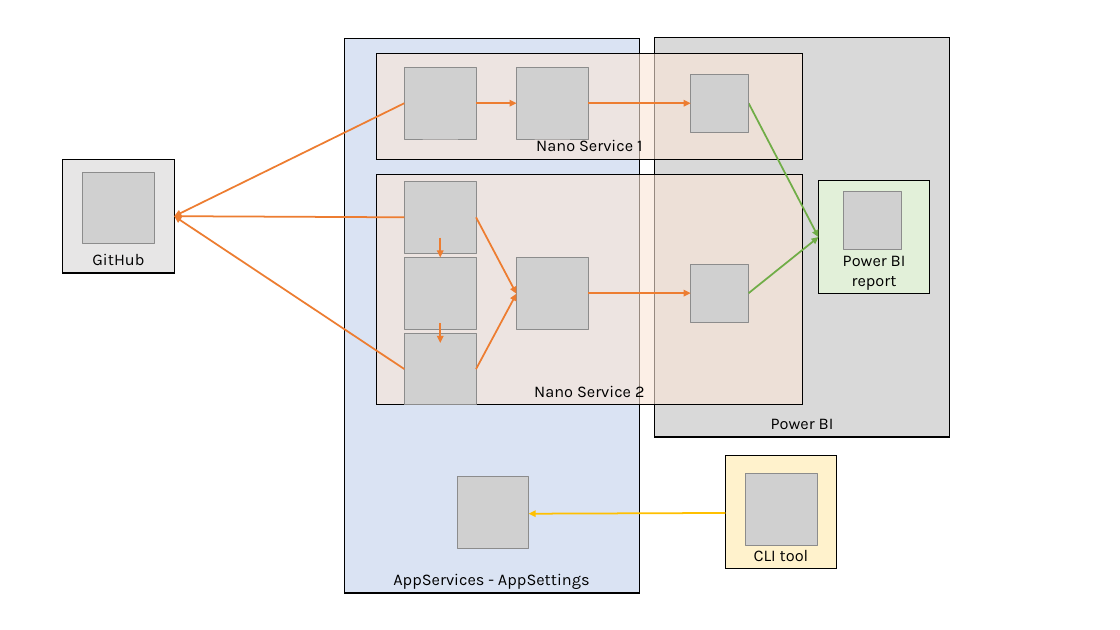
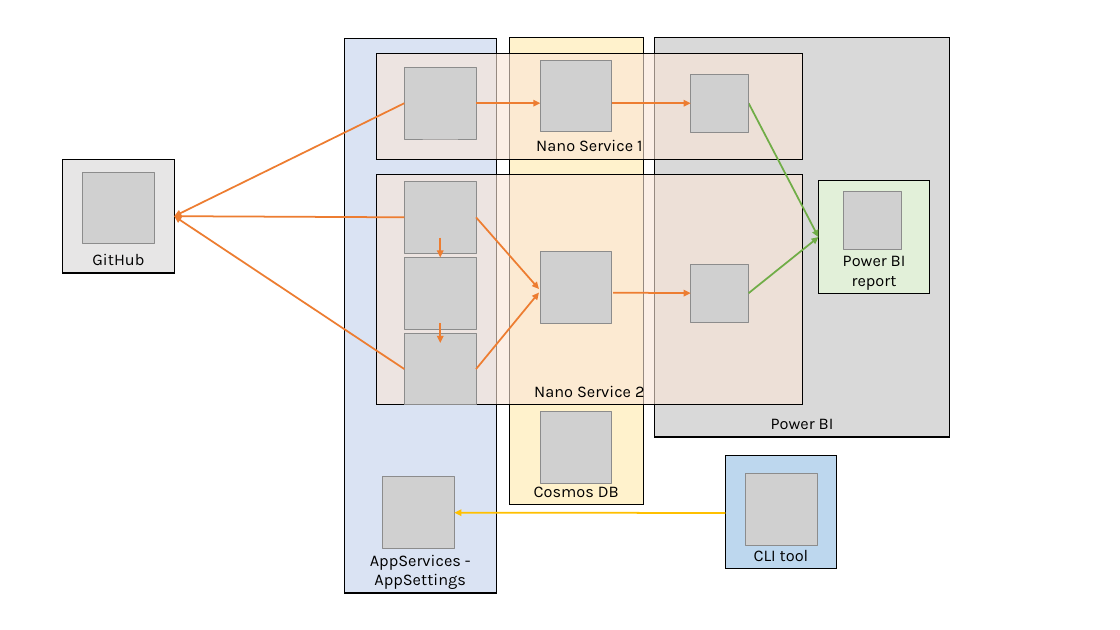
Before and after one commit to cloudbeatsch/project-lenis, a slide deck: slide 1 of diagrams/architecture.pptx. Drawn at 1120x630 pixels with LibreOffice and Linux fonts; fonts in the diff are those of the drawing; grey boxes stand for pictures. Boxes give left, top, right and bottom in pixels: in the first picture for what was removed or moved away, otherwise in the second. Text is boxed around its words. In the diff, an @@ line names an element or a change of style, - is before the commit and + after.

Commit message:
Updated architecture and github-repositories ro store data in Cosmo DB

```diff
--- a/diagrams/architecture.pptx
+++ b/diagrams/architecture.pptx
@@ rectangle "AppServices - AppSettings": place and size @@
-rectangle "AppServices - AppSettings" at <box>344,38,639,593</box>
+rectangle "AppServices - AppSettings" at <box>344,38,497,593</box>
@@ rectangle added at <box>510,38,644,505</box>, fill #FFF2CC, outline #000000 1 pt, 14 pt, text #000000 @@
+Cosmos DB
@@ picture removed at <box>517,67,588,139</box> @@
@@ picture added at <box>540,60,612,132</box> @@
@@ arrow moved from (476, 103) - (517, 103) to (476, 103) - (540, 103) @@
@@ arrow moved from (588, 103) - (691, 103) to (612, 103) - (691, 103) @@
@@ arrow moved from (476, 218) - (517, 294) to (476, 218) - (539, 289) @@
@@ picture removed at <box>517,258,588,329</box> @@
@@ picture added at <box>540,252,612,323</box> @@
@@ arrow moved from (476, 369) - (517, 294) to (476, 369) - (539, 292) @@
@@ arrow moved from (588, 293) - (691, 293) to (613, 292) - (691, 293) @@
@@ picture added at <box>540,412,612,483</box> @@
@@ picture: place and size @@
-picture at <box>457,477,528,549</box>
+picture at <box>383,477,455,549</box>
@@ rectangle "CLI tool" at <box>725,455,837,569</box>: fill #FFF2CC to #BDD7EE @@
@@ arrow moved from (725, 513) - (528, 514) to (725, 513) - (455, 513) @@
```
Also in this commit, not shown: 11 other files.
